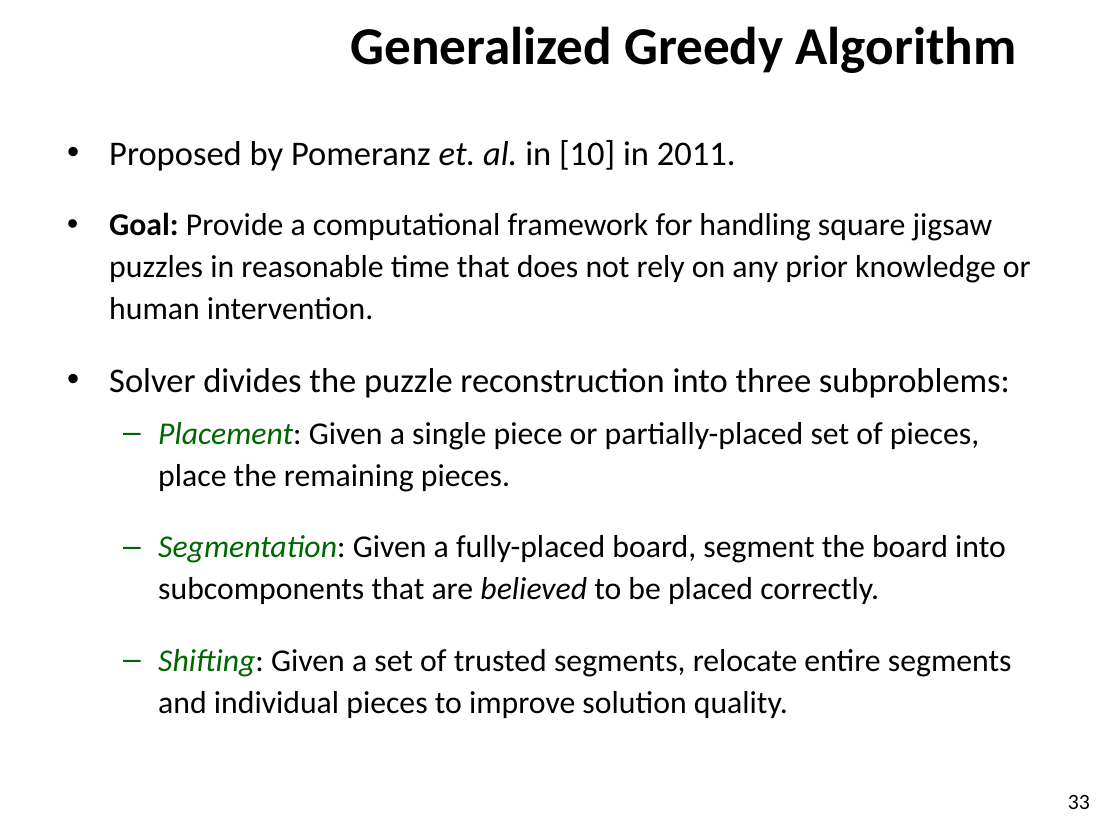
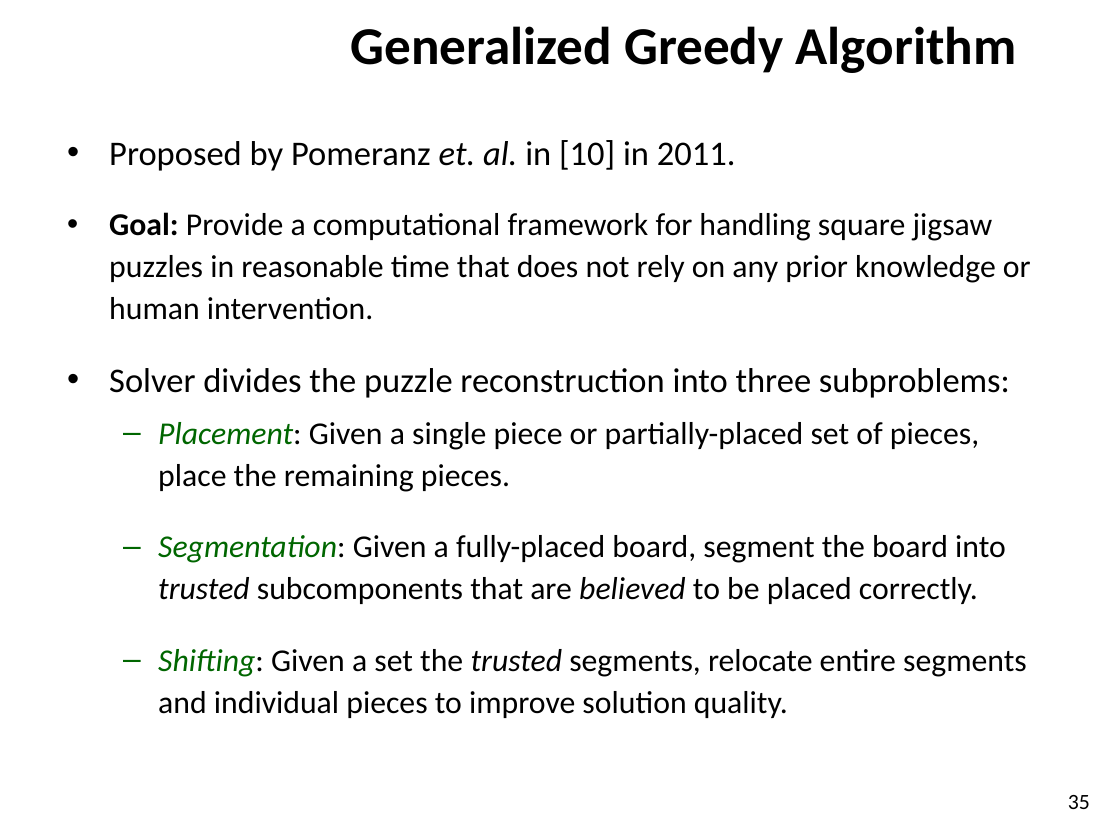
Before and after one commit to ZaydH/sjsu_thesis, a slide deck: slide 35 of Papers/Zayd_Hammoudeh_-_Square_Jigsaw_Puzzle_Problem_Literature_Review.pptx (slide 33 before the commit). Drawn at 1120x840 pixels with LibreOffice and Linux fonts; fonts in the diff are those of the drawing; background and template pictures are left out. Boxes give left, top, right and bottom in pixels: in the first picture for what was removed or moved away, otherwise in the second. Text is boxed around its words. In the diff, an @@ line names an element or a change of style, - is before the commit and + after.

```diff
--- a/Papers/Zayd_Hammoudeh_-_Square_Jigsaw_Puzzle_Problem_Literature_Review.pptx
+++ b/Papers/Zayd_Hammoudeh_-_Square_Jigsaw_Puzzle_Problem_Literature_Review.pptx
@@ text at bbox=[158, 535, 1027, 718]: text changed @@
-  – Segmentation: Given a fully-placed board, segment the board into subcomponents that are believed to be placed correctly.
-  – Shifting: Given a set of trusted segments, relocate entire segments and individual pieces to improve solution quality.
+  – Segmentation: Given a fully-placed board, segment the board into trusted subcomponents that are believed to be placed correctly.
+  – Shifting: Given a set the trusted segments, relocate entire segments and individual pieces to improve solution quality.
@@ page number at bbox=[1068, 795, 1090, 809]: text changed @@
-33
+35
```
Also in this commit, not shown: 19 other slides changed, 2 slides added, 1 slide removed, 1 other file.
